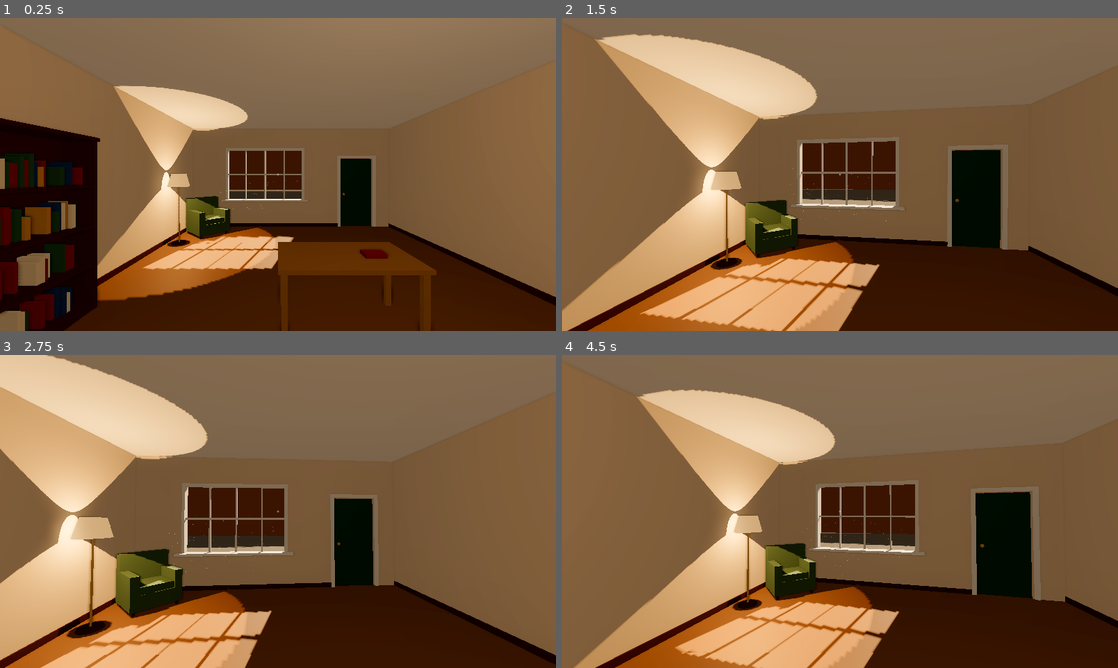
Above: before the commit, frames 1-4 (two rows, left to right).
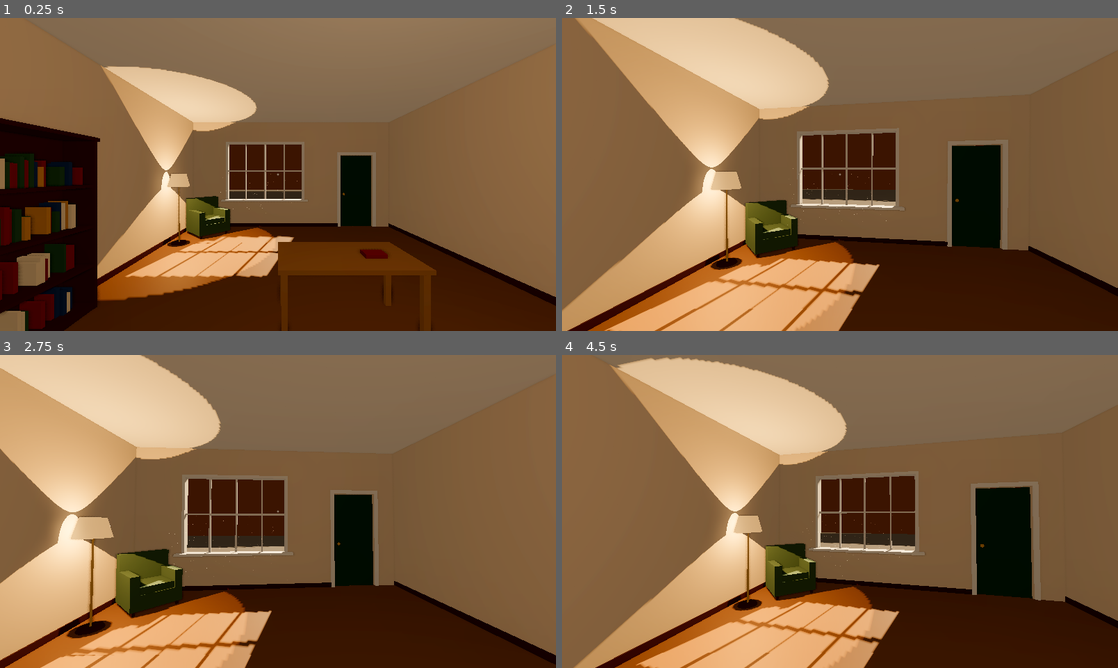
Above: after the commit, the same moments.

Repository: muschel99/Buecherei-Game
Game: Godot game, scene res://scenes/main.tscn
Same seed, same stepped clock (60 frames per second), same inputs: the game is played once before the commit and once after it.
Inputs (mouse positions are in pixels of both pictures, inside the frame that each line leads up to):
- Up to frame 1 (0.25 s): no input
- Up to frame 2 (1.5 s): tap Enter at 0.5 s; move the mouse to (867, 174) at 0.52 s; hold Delete (build_delete) 0.53-1.28 s; hold W (move_forward) from 0.53 s (still down); tap Space (jump) at 0.77 s; move the mouse to (812, 174) at 1.27 s; tap Shift (build_paint_all) at 1.35 s
- Up to frame 3 (2.75 s): keep holding W (move_forward); tap Space (jump) at 1.52 s; move the mouse to (289, 505) at 2.02 s; press the mouse at (289, 505) at 2.03 s
- Up to frame 4 (4.5 s): keep holding W (move_forward); tap Space (jump) at 2.75, 3.02, 3.77 s; move the mouse to (834, 517) at 2.77 s; release the mouse at (834, 517) at 2.78 s; tap Mouse wheel up (build_rotate) at 2.85 s; move the mouse to (878, 514) at 3.52 s; hold Mouse wheel down (build_rotate_back) 3.53-4.28 s; move the mouse to (795, 508) at 4.27 s; tap G (build_toggle_grid) at 4.35 s

The runs differ from the first frame. In frame 1, 3.6% of the frame differs, in the area x 0-70%, y 2-83%; in frame 2, 7.5%; in frame 3, 5.8%; in frame 4, 7.6%, in the area x 8-95%, y 0-100%.

Commit message:
Ergänzungen, Teil 4: höhere Decke (3,2 m statt 3,0 m)
- Raumhöhe in GameConfig (room_height); Wände, Decke, Wandabschnitte, Deckenbelag
  und Raumlicht passen sich beim Start an
- Fenster höher (0,8 bis 2,6 m), Tür 2,2 m hoch, Laibungen und Rahmen angepasst
- Fülllicht etwas höher und weiter für den größeren Raum
- Gespeicherte Deckenobjekte wandern beim Laden mit der Decke nach oben

Co-Authored-By: Claude Opus 5.5 <noreply@anthropic.com>
Claude-Session: https://claude.ai/code/session_01Keur6F3CMQBeom8RpdfucG

Diff:
--- a/scenes/rooms/ground_floor_room.tscn
+++ b/scenes/rooms/ground_floor_room.tscn
@@ -24,22 +24,22 @@
 size = Vector3(2.4, 0.06, 0.22)
 
 [sub_resource type="BoxMesh" id="BoxMesh_frame_vertical"]
-size = Vector3(0.06, 1.6, 0.22)
+size = Vector3(0.06, 1.8, 0.22)
 
 [sub_resource type="BoxMesh" id="BoxMesh_sill"]
 size = Vector3(2.6, 0.05, 0.32)
 
 [sub_resource type="BoxMesh" id="BoxMesh_muntin_vertical"]
-size = Vector3(0.04, 1.6, 0.06)
+size = Vector3(0.04, 1.8, 0.06)
 
 [sub_resource type="BoxMesh" id="BoxMesh_muntin_horizontal"]
 size = Vector3(2.4, 0.04, 0.06)
 
 [sub_resource type="BoxMesh" id="BoxMesh_glass"]
-size = Vector3(2.4, 1.6, 0.01)
+size = Vector3(2.4, 1.8, 0.01)
 
 [sub_resource type="BoxMesh" id="BoxMesh_door_trim_vertical"]
-size = Vector3(0.08, 2.18, 0.04)
+size = Vector3(0.08, 2.28, 0.04)
 
 [sub_resource type="BoxMesh" id="BoxMesh_door_trim_top"]
 size = Vector3(1.16, 0.08, 0.04)
@@ -75,27 +75,27 @@
 material = ExtResource("1_floor")
 
 [node name="Ceiling" type="CSGBox3D" parent="Structure"]
-transform = Transform3D(1, 0, 0, 0, 1, 0, 0, 0, 1, 0, 3.1, 0)
+transform = Transform3D(1, 0, 0, 0, 1, 0, 0, 0, 1, 0, 3.3, 0)
 use_collision = true
 size = Vector3(6.4, 0.2, 8.4)
 material = ExtResource("3_ceiling")
 
 [node name="WallLeft" type="CSGBox3D" parent="Structure"]
-transform = Transform3D(1, 0, 0, 0, 1, 0, 0, 0, 1, -3.1, 1.5, 0)
-use_collision = true
-size = Vector3(0.2, 3, 8)
+transform = Transform3D(1, 0, 0, 0, 1, 0, 0, 0, 1, -3.1, 1.6, 0)
+use_collision = true
+size = Vector3(0.2, 3.2, 8)
 material = ExtResource("2_wall")
 
 [node name="WallRight" type="CSGBox3D" parent="Structure"]
-transform = Transform3D(1, 0, 0, 0, 1, 0, 0, 0, 1, 3.1, 1.5, 0)
-use_collision = true
-size = Vector3(0.2, 3, 8)
+transform = Transform3D(1, 0, 0, 0, 1, 0, 0, 0, 1, 3.1, 1.6, 0)
+use_collision = true
+size = Vector3(0.2, 3.2, 8)
 material = ExtResource("2_wall")
 
 [node name="WallBack" type="CSGBox3D" parent="Structure"]
-transform = Transform3D(1, 0, 0, 0, 1, 0, 0, 0, 1, 0, 1.5, 4.1)
-use_collision = true
-size = Vector3(6.4, 3, 0.2)
+transform = Transform3D(1, 0, 0, 0, 1, 0, 0, 0, 1, 0, 1.6, 4.1)
+use_collision = true
+size = Vector3(6.4, 3.2, 0.2)
 material = ExtResource("2_wall")
 
 [node name="WallFront" type="CSGCombiner3D" parent="Structure"]
@@ -103,19 +103,19 @@
 use_collision = true
 
 [node name="Wall" type="CSGBox3D" parent="Structure/WallFront"]
-transform = Transform3D(1, 0, 0, 0, 1, 0, 0, 0, 1, 0, 1.5, 0)
-size = Vector3(6.4, 3, 0.2)
+transform = Transform3D(1, 0, 0, 0, 1, 0, 0, 0, 1, 0, 1.6, 0)
+size = Vector3(6.4, 3.2, 0.2)
 material = ExtResource("2_wall")
 
 [node name="WindowHole" type="CSGBox3D" parent="Structure/WallFront"]
-transform = Transform3D(1, 0, 0, 0, 1, 0, 0, 0, 1, -0.8, 1.6, 0)
+transform = Transform3D(1, 0, 0, 0, 1, 0, 0, 0, 1, -0.8, 1.7, 0)
 operation = 2
-size = Vector3(2.4, 1.6, 0.4)
+size = Vector3(2.4, 1.8, 0.4)
 
 [node name="DoorHole" type="CSGBox3D" parent="Structure/WallFront"]
-transform = Transform3D(1, 0, 0, 0, 1, 0, 0, 0, 1, 2, 1.05, 0)
+transform = Transform3D(1, 0, 0, 0, 1, 0, 0, 0, 1, 2, 1.1, 0)
 operation = 2
-size = Vector3(1, 2.1, 0.4)
+size = Vector3(1, 2.2, 0.4)
 
 [node name="SkirtingLeft" type="MeshInstance3D" parent="Structure"]
 transform = Transform3D(1, 0, 0, 0, 1, 0, 0, 0, 1, -2.99, 0.05, 0)
@@ -156,22 +156,22 @@
 [node name="Front" type="Node3D" parent="Walls"]
 transform = Transform3D(1, 0, 0, 0, 1, 0, 0, 0, 1, -3, 0, -4)
 script = ExtResource("18_wall")
-openings = Array[Rect2]([Rect2(1, 0.8, 2.4, 1.6), Rect2(4.5, 0, 1, 2.1)])
+openings = Array[Rect2]([Rect2(1, 0.8, 2.4, 1.8), Rect2(4.5, 0, 1, 2.2)])
 
 [node name="FloorCovering" type="MeshInstance3D" parent="."]
 transform = Transform3D(1, 0, 0, 0, 1, 0, 0, 0, 1, -3, 0, -4)
 script = ExtResource("19_floor")
 
 [node name="CeilingCovering" type="MeshInstance3D" parent="."]
-transform = Transform3D(1, 0, 0, 0, 1, 0, 0, 0, 1, -3, 3, -4)
+transform = Transform3D(1, 0, 0, 0, 1, 0, 0, 0, 1, -3, 3.2, -4)
 script = ExtResource("19_floor")
 faces_down = true
 
 [node name="Window" type="Node3D" parent="."]
-transform = Transform3D(1, 0, 0, 0, 1, 0, 0, 0, 1, -0.8, 1.6, -4.1)
+transform = Transform3D(1, 0, 0, 0, 1, 0, 0, 0, 1, -0.8, 1.7, -4.1)
 
 [node name="FrameTop" type="MeshInstance3D" parent="Window"]
-transform = Transform3D(1, 0, 0, 0, 1, 0, 0, 0, 1, 0, 0.77, 0)
+transform = Transform3D(1, 0, 0, 0, 1, 0, 0, 0, 1, 0, 0.87, 0)
 mesh = SubResource("BoxMesh_frame_horizontal")
 material_override = ExtResource("5_paint_white")
 
@@ -186,7 +186,7 @@
 material_override = ExtResource("5_paint_white")
 
 [node name="Sill" type="MeshInstance3D" parent="Window"]
-transform = Transform3D(1, 0, 0, 0, 1, 0, 0, 0, 1, 0, -0.79, 0.12)
+transform = Transform3D(1, 0, 0, 0, 1, 0, 0, 0, 1, 0, -0.89, 0.12)
 mesh = SubResource("BoxMesh_sill")
 material_override = ExtResource("5_paint_white")
 
@@ -218,9 +218,9 @@
 transform = Transform3D(1, 0, 0, 0, 1, 0, 0, 0, 1, 2, 0, -4.1)
 
 [node name="DoorLeaf" type="CSGBox3D" parent="Door"]
-transform = Transform3D(1, 0, 0, 0, 1, 0, 0, 0, 1, 0, 1.04, 0.02)
-use_collision = true
-size = Vector3(0.98, 2.08, 0.05)
+transform = Transform3D(1, 0, 0, 0, 1, 0, 0, 0, 1, 0, 1.09, 0.02)
+use_collision = true
+size = Vector3(0.98, 2.18, 0.05)
 material = ExtResource("7_door_paint")
 
 [node name="Knob" type="MeshInstance3D" parent="Door"]
@@ -229,17 +229,17 @@
 material_override = ExtResource("8_brass")
 
 [node name="TrimLeft" type="MeshInstance3D" parent="Door"]
-transform = Transform3D(1, 0, 0, 0, 1, 0, 0, 0, 1, -0.54, 1.09, 0.12)
+transform = Transform3D(1, 0, 0, 0, 1, 0, 0, 0, 1, -0.54, 1.14, 0.12)
 mesh = SubResource("BoxMesh_door_trim_vertical")
 material_override = ExtResource("5_paint_white")
 
 [node name="TrimRight" type="MeshInstance3D" parent="Door"]
-transform = Transform3D(1, 0, 0, 0, 1, 0, 0, 0, 1, 0.54, 1.09, 0.12)
+transform = Transform3D(1, 0, 0, 0, 1, 0, 0, 0, 1, 0.54, 1.14, 0.12)
 mesh = SubResource("BoxMesh_door_trim_vertical")
 material_override = ExtResource("5_paint_white")
 
 [node name="TrimTop" type="MeshInstance3D" parent="Door"]
-transform = Transform3D(1, 0, 0, 0, 1, 0, 0, 0, 1, 0, 2.14, 0.12)
+transform = Transform3D(1, 0, 0, 0, 1, 0, 0, 0, 1, 0, 2.24, 0.12)
 mesh = SubResource("BoxMesh_door_trim_top")
 material_override = ExtResource("5_paint_white")
 
@@ -298,8 +298,8 @@
 transform = Transform3D(1, 0, 0, 0, 1, 0, 0, 0, 1, -0.95, 1.2, -3.45)
 
 [node name="FillLight" type="OmniLight3D" parent="."]
-transform = Transform3D(1, 0, 0, 0, 1, 0, 0, 0, 1, 0.5, 2.6, 2)
+transform = Transform3D(1, 0, 0, 0, 1, 0, 0, 0, 1, 0.5, 2.7, 2)
 light_color = Color(1, 0.8, 0.6, 1)
-light_energy = 0.5
+light_energy = 0.55
 light_specular = 0.0
-omni_range = 7.0
+omni_range = 7.5
--- a/scripts/autoload/game_config.gd
+++ b/scripts/autoload/game_config.gd
@@ -70,6 +70,14 @@
 var light_switch_includes_flames: bool = false
 
 
+# --- Raum ---
+
+## Raumhöhe vom Boden bis zur Decke in Metern (vorher 3,0 m). Wände, Decke, Wandabschnitte
+## und Deckenbelag passen sich beim Start daran an. Am besten ein Vielfaches von 1/3 m nahe
+## dem Wunschwert wählen – muss aber nicht.
+var room_height: float = 3.2
+
+
 # --- Gestaltungsmodus (Etappe 2) ---
 
 ## Kantenlänge eines Rasterfelds in Metern. Mit eingeschaltetem Einrasten (G)
--- a/scripts/rooms/paintable_wall.gd
+++ b/scripts/rooms/paintable_wall.gd
@@ -9,8 +9,8 @@
 
 ## Länge der Wand in Metern.
 @export var length: float = 6.0
-## Höhe der Wand (Boden bis Decke) in Metern.
-@export var height: float = 3.0
+## Höhe der Wand (Boden bis Decke) in Metern. 0 = Raumhöhe aus GameConfig.room_height.
+@export var height: float = 0.0
 ## Öffnungen wie Fenster und Tür, gemessen vom Wandanfang (x) und vom Boden (y).
 @export var openings: Array[Rect2] = []
 
@@ -24,6 +24,8 @@
 
 
 func _ready() -> void:
+	if height <= 0.0:
+		height = GameConfig.room_height
 	var count := maxi(1, roundi(length / GameConfig.wall_segment_width))
 	_segment_width = length / count
 	for i in count:
--- a/scripts/rooms/room.gd
+++ b/scripts/rooms/room.gd
@@ -49,6 +49,7 @@
 
 
 func _ready() -> void:
+	_apply_room_height(GameConfig.room_height)
 	add_to_group(SaveManager.PERSIST_GROUP)
 	for item in get_placed_furniture():
 		_assign_uid(item)
@@ -56,6 +57,18 @@
 	_paint_everything(default_floor_id)
 	_paint_everything(default_ceiling_id)
 	layout_changed.connect(SaveManager.request_save)
+
+
+## Passt Wände, Decke, Deckenbelag und Raumlicht an die Raumhöhe an.
+## (Die Wandabschnitte zum Streichen lesen die Höhe selbst, siehe PaintableWall.)
+func _apply_room_height(height: float) -> void:
+	for wall: CSGBox3D in [$Structure/WallLeft, $Structure/WallRight, $Structure/WallBack, $Structure/WallFront/Wall]:
+		wall.size.y = height
+		wall.position.y = height / 2.0
+	var ceiling: CSGBox3D = $Structure/Ceiling
+	ceiling.position.y = height + ceiling.size.y / 2.0
+	($CeilingCovering as Node3D).position.y = height
+	($FillLight as Node3D).position.y = height - 0.5
 
 
 # --- Möbel ---
@@ -359,6 +372,9 @@
 	if position_values is Array and position_values.size() == 3:
 		item.position = Vector3(position_values[0], position_values[1], position_values[2])
 	item.rotation.y = float(entry.get("rotation_y", 0.0))
+	# Dinge an der Decke wandern mit, falls sich die Raumhöhe geändert hat
+	if data.placement == FurnitureData.PLACE_CEILING:
+		item.position.y = GameConfig.room_height - 0.002
 	item.uid = int(entry.get("uid", 0))
 	item.support_uid = int(entry.get("support_uid", 0))
 	furniture_root.add_child(item, true)
